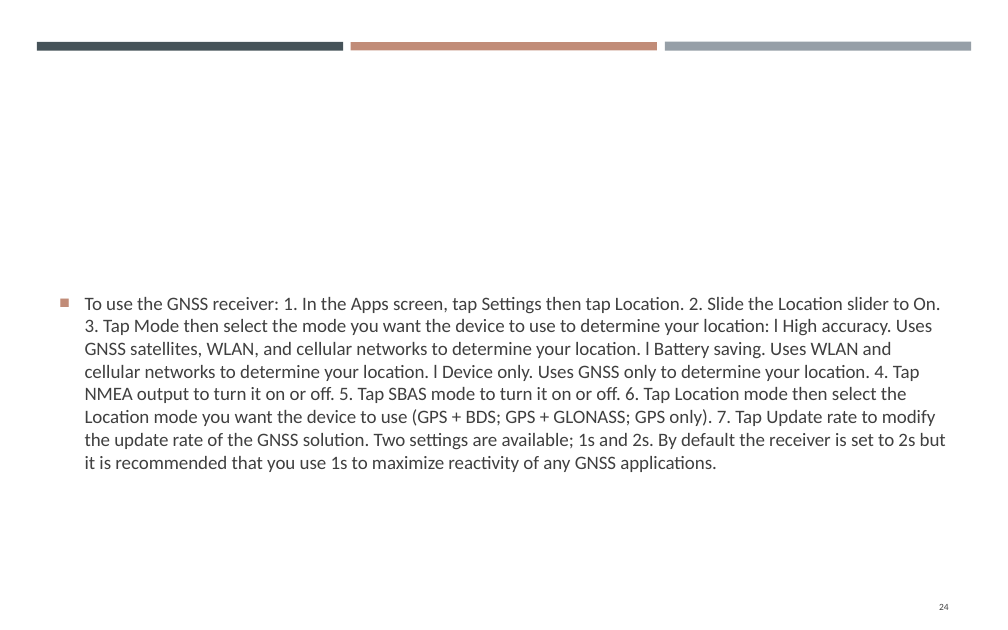
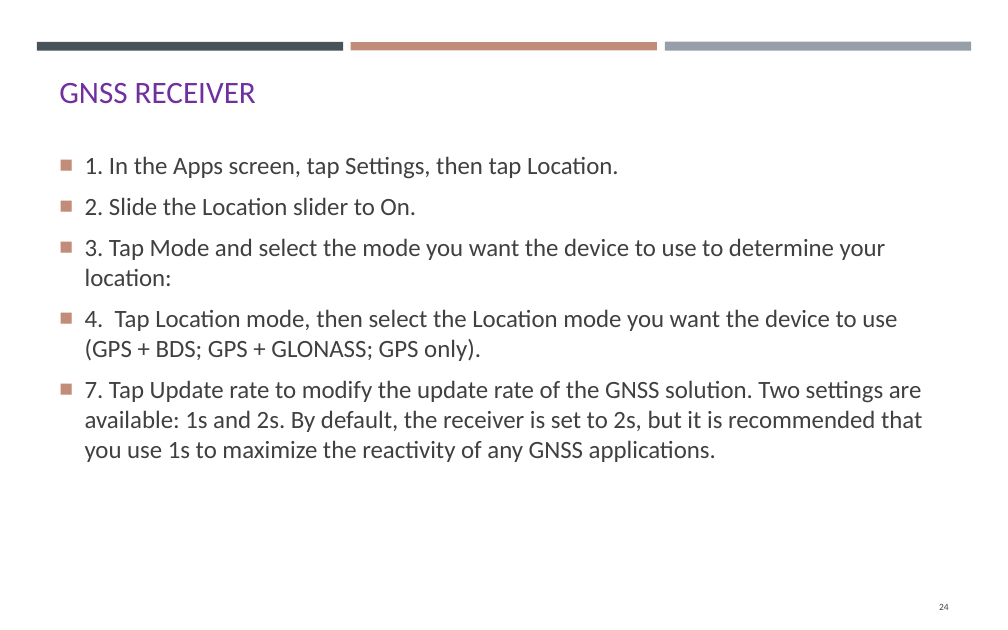
Before and after one commit to gisynw/Field_Techniques, a slide deck: slide 24 of docs/Lectures/Week06/Lecture05_GEOG3319_Receivers.pptx. Drawn at 1008x630 pixels with LibreOffice and Linux fonts; fonts in the diff are those of the drawing. Boxes give left, top, right and bottom in pixels: in the first picture for what was removed or moved away, otherwise in the second. Text is boxed around its words. In the diff, an @@ line names an element or a change of style, - is before the commit and + after.

```diff
--- a/docs/Lectures/Week06/Lecture05_GEOG3319_Receivers.pptx
+++ b/docs/Lectures/Week06/Lecture05_GEOG3319_Receivers.pptx
@@ title added at box(59, 83, 256, 104), 20 pt, text #7030A0 @@
+GNSS RECEIVER
@@ text at box(85, 156, 922, 462): text changed; size 12.2 to 16 pt @@
-■ To use the GNSS receiver: 1. In the Apps screen, tap Settings then tap Location. 2. Slide the Location slider to On. 3. Tap Mode then select the mode you want the device to use to determine your location: l High accuracy. Uses GNSS satellites, WLAN, and cellular networks to determine your location. l Battery saving. Uses WLAN and cellular networks to determine your location. l Device only. Uses GNSS only to determine your location. 4. Tap NMEA output to turn it on or off. 5. Tap SBAS mode to turn it on or off. 6. Tap Location mode then select the Location mode you want the device to use (GPS + BDS; GPS + GLONASS; GPS only). 7. Tap Update rate to modify the update rate of the GNSS solution. Two settings are available; 1s and 2s. By default the receiver is set to 2s but it is recommended that you use 1s to maximize reactivity of any GNSS applications.
+■ 1. In the Apps screen, tap Settings, then tap Location.
+■ 2. Slide the Location slider to On.
+■ 3. Tap Mode and select the mode you want the device to use to determine your location:
+■ 4. Tap Location mode, then select the Location mode you want the device to use (GPS + BDS; GPS + GLONASS; GPS only).
+■ 7. Tap Update rate to modify the update rate of the GNSS solution. Two settings are available: 1s and 2s. By default, the receiver is set to 2s, but it is recommended that you use 1s to maximize the reactivity of any GNSS applications.
```
Also in this commit, not shown: 1 other slide changed, 1 slide added, 4 slides removed, 1 other file.
